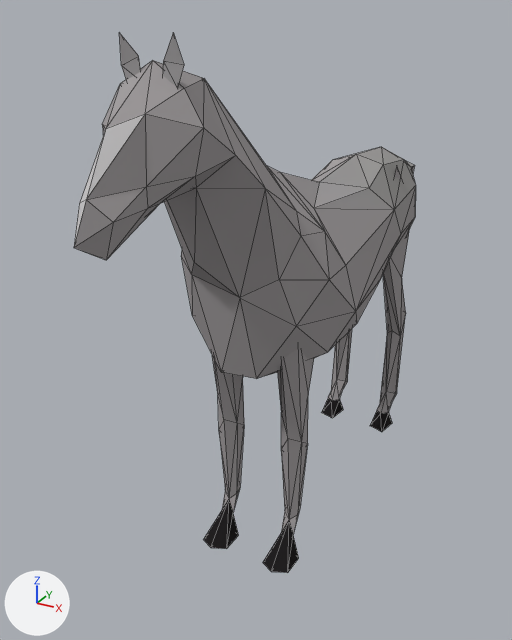
The Blender file The Overcoat/Assets/Models(blend)/Eşyalar/horse.blend as it was, and as the next commit left it.
The view is the same before and after, from a camera (50 mm lens) standing at (2.66, -5.59, 4.75) and looking at (-0.35, -0.13, 2.02). Arrows for +X, +Y and +Z are at lower left; the lights stay in place. Mesh edges are drawn as thin lines.

The scene before the commit, as lines of its bpy script (objects in view):
```python
me_cylinder = bpy.data.meshes.new('Cylinder')
me_cylinder.from_pydata(...)  # 825 vertices, 926 faces; spans x -0.7..0.7, y -2.78..3.18, z -2.46..2.19
me_cylinder.materials.append(mat_material)
ob_cylinder = bpy.data.objects.new('Cylinder', me_cylinder)
ob_cylinder.location = (0.0, 0.0, 2.42)
_m = ob_cylinder.modifiers.new('Decimate', 'DECIMATE')
_m.ratio = 0.278
_m.use_collapse_triangulate = True
```
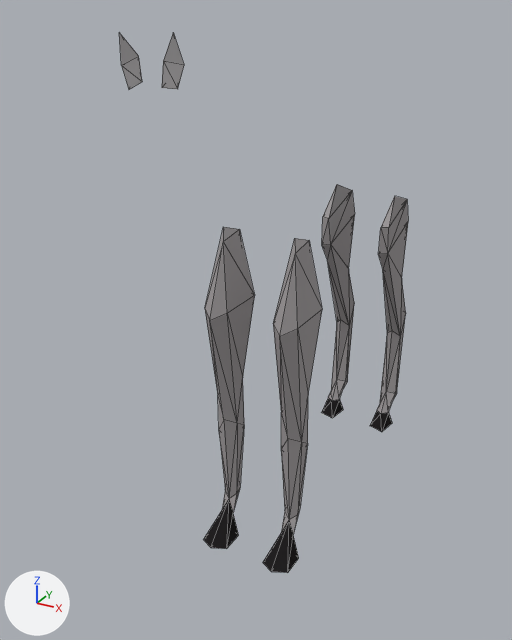
Boxes [x1, y1, x2, y2] around the edits, measured in the pictures (512 x 640 px):
'Cylinder', modifiers changed (15% narrower): before [74, 32, 416, 573]; after [119, 32, 408, 573]

The edits, one by one:
Object 'Cylinder' (ob_cylinder) gains a MASK modifier named 'Mask'.
Modifier setting: vertex_group = 'Body'.
Modifier setting: invert_vertex_group = True.
